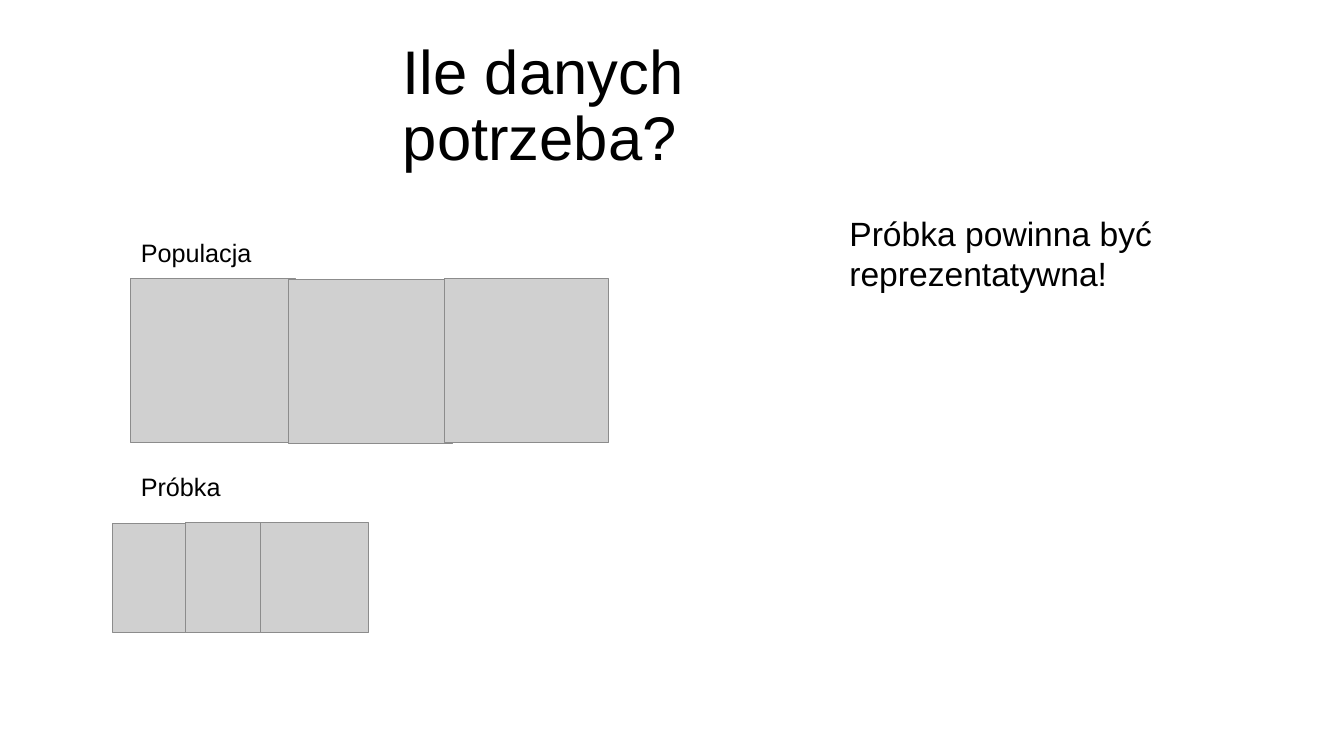
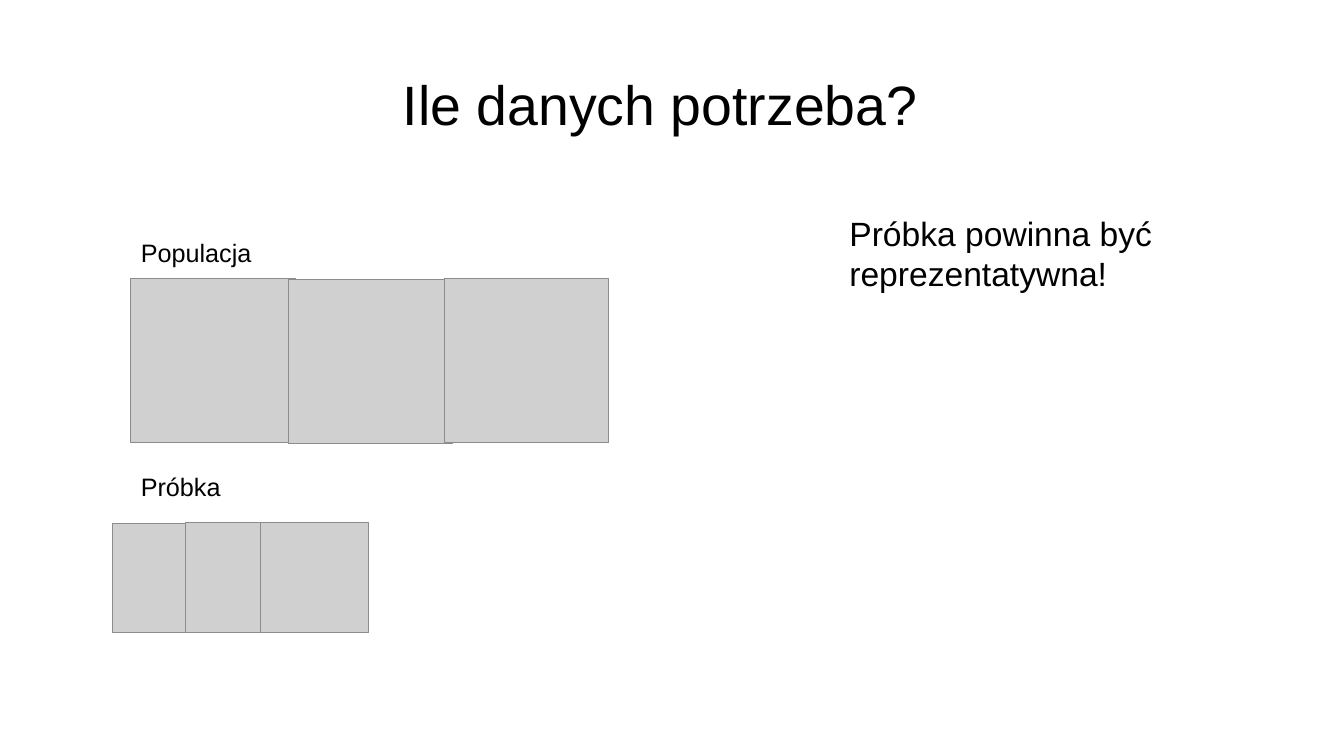
Before and after one commit to Solvro/ml-wakacyjne-wyzwanie-2026, a slide deck: slide 13 of 01_przetwarzanie_wizualizacja_danych/1_Przetwarzanie i wizualizacja danych.pptx. Drawn at 1344x756 pixels with LibreOffice and Linux fonts; fonts in the diff are those of the drawing; grey boxes stand for pictures. Boxes give left, top, right and bottom in pixels: in the first picture for what was removed or moved away, otherwise in the second. Text is boxed around its words. In the diff, an @@ line names an element or a change of style, - is before the commit and + after.

```diff
--- a/01_przetwarzanie_wizualizacja_danych/1_Przetwarzanie i wizualizacja danych.pptx
+++ b/01_przetwarzanie_wizualizacja_danych/1_Przetwarzanie i wizualizacja danych.pptx
@@ title "Ile danych potrzeba?" at bbox=[403, 84, 917, 135]: size 44 to 39.6 pt @@
```
Also in this commit, not shown: 6 other slides changed, 1 slide added, 1 slide removed, 7 other files.
